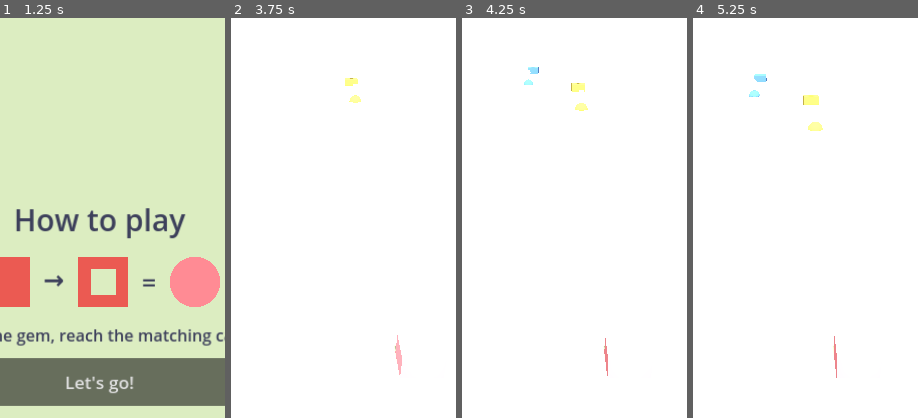
Above: before the commit, frames 1-4 (left to right).
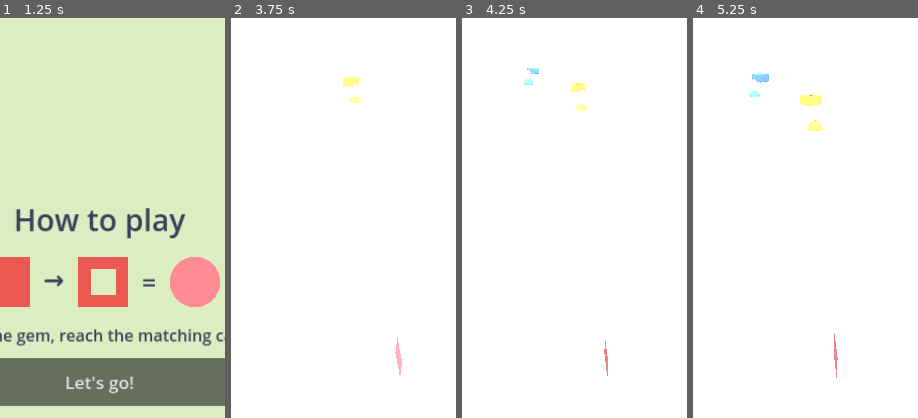
Above: after the commit, the same moments.

Repository: Wrexist/Runner
Game: Godot game, scene res://scenes/Main.tscn
Two runs of this game, one before a commit and one after it. Both use one fixed random seed, a clock stepped at 60 frames per second and the inputs below.
Inputs (mouse positions are % of the whole screen's width and height, from its top left):
- Up to frame 1 (1.25 s): click "Play" at 0.5 s
- Up to frame 2 (3.75 s): click "Let's go!" at 1.25 s; click "II" at 2 s; click "Resume" at 2.75 s; tap Enter at 3.5 s; move the mouse to (72, 45) at 3.52 s; hold Right from 3.53 s (still down); click (72, 45) at 3.67 s
- Up to frame 3 (4.25 s): keep holding Right
- Up to frame 4 (5.25 s): release Right at 4.25 s; drag from (30, 55) to (45, 70) at 4.27 s; tap Space at 5 s; move the mouse to (60, 28) at 5.02 s; hold Right from 5.03 s (still down)
The pictures show only the part of the screen within x 28-78%, y 14-64%; the shares and areas given below are measured in that part.

Frame 1 is identical in both runs. In frame 2, 0.1% of the frame differs, in the area x 49-76%, y 14-90%; in frame 3, less than 0.1%; in frame 4, 0.2%, in the area x 24-65%, y 13-86%.

Commit message:
feat: alive-feeling juice — spin/bob/pop, player + trail bob (motion-safe)
Make the world feel lively without art:
- Collectibles: gems spin (faster) + bob and pop in on spawn; cages bob gently.
  Motion applied to the body only so collision/scoring are untouched.
- Player: a soft idle bob on the body (doesn't disturb the trail breadcrumb,
  which reads the root position).
- Trail: rescued critters bob out-of-phase so the conga line undulates.

Everything respects the Reduce-Motion toggle (skipped entirely when on), stays
gentle (no shake/spikes), and adds no dark patterns. TESTS: ALL PASS; clean
import + boot.

Diff:
--- a/core/Collectible.gd
+++ b/core/Collectible.gd
@@ -16,11 +16,21 @@
 var color_name: String = "red"
 var lane: int = 0
 
+var _visual: Node3D = null      # the body we spin/bob (model or placeholder mesh)
+var _t: float = 0.0
+var _bob_phase: float = 0.0
+var _reduce: bool = false
+
 ## Called by the Spawner right after instancing.
 func setup(c: String, l: int) -> void:
 	color_name = c
 	lane = l
+	_reduce = bool(SaveManager.settings.get("reduce_motion", false))
+	_bob_phase = randf() * TAU
 	_apply_color()
+	# Gentle "pop" as it appears so the track feels lively (motion-safe).
+	if not _reduce:
+		Effects.pop(self, 1.5)
 
 func _apply_color() -> void:
 	var col := _color_from_name(color_name)
@@ -33,6 +43,7 @@
 	if model:
 		add_child(model)
 		ThemeModels.tint(model, col)
+		_visual = model
 		var placeholder := get_node_or_null("MeshInstance3D") as MeshInstance3D
 		if placeholder:
 			placeholder.visible = false
@@ -40,6 +51,7 @@
 		var mesh := get_node_or_null("MeshInstance3D") as MeshInstance3D
 		if mesh:
 			mesh.material_override = _solid(col)
+			_visual = mesh
 	_add_symbol_badge()
 
 func _solid(c: Color) -> StandardMaterial3D:
@@ -71,6 +83,12 @@
 	if not GameCore.is_running():
 		return
 	position.z += GameCore.current_speed * delta
+	# Inviting idle motion on the body only (collision stays put). Gems spin
+	# faster than cages; both bob softly. Skipped entirely under Reduce Motion.
+	if not _reduce and _visual:
+		_t += delta
+		_visual.rotation.y += delta * (2.2 if kind == "gem" else 0.7)
+		_visual.position.y = sin(_t * 3.0 + _bob_phase) * 0.08
 	if position.z > 4.0:        # passed the player; recycle
 		queue_free()
 
--- a/core/Player.gd
+++ b/core/Player.gd
@@ -24,6 +24,7 @@
 # Breadcrumb of recent positions so the rescue Trail can snake behind us.
 var _history: Array[Vector3] = []
 const HISTORY_MAX := 240
+var _bob_t: float = 0.0
 
 func _ready() -> void:
 	lanes_count = int(ThemeManager.get_val("lanes", 3))
@@ -117,6 +118,13 @@
 	if not GameCore.is_running():
 		return
 	position.x = move_toward(position.x, _target_x, move_speed * delta)
+	# A soft idle bob makes the runner feel alive (body only — doesn't disturb the
+	# trail breadcrumb, which reads the root position). Motion-safe.
+	if not bool(SaveManager.settings.get("reduce_motion", false)):
+		_bob_t += delta
+		var b := _body()
+		if b:
+			b.position.y = sin(_bob_t * 2.5) * 0.06
 	_history.push_front(global_position)
 	if _history.size() > HISTORY_MAX:
 		_history.resize(HISTORY_MAX)
--- a/core/Trail.gd
+++ b/core/Trail.gd
@@ -10,6 +10,7 @@
 
 var _player: Node3D
 var _followers: Array[Node3D] = []
+var _t: float = 0.0
 
 func _ready() -> void:
 	GameCore.run_started.connect(_reset)
@@ -49,8 +50,15 @@
 	if _player == null or not _player.has_method("history_point"):
 		return
 	var t := clampf(delta * FOLLOW_SMOOTH, 0.0, 1.0)
+	var reduce := bool(SaveManager.settings.get("reduce_motion", false))
+	if not reduce:
+		_t += delta
 	for i in _followers.size():
 		var delayed: Vector3 = _player.history_point((i + 1) * HISTORY_STEPS)
+		# Out-of-phase bob makes the line undulate happily behind the player.
+		var y := _player.global_position.y
+		if not reduce:
+			y += sin(_t * 4.0 + i * 0.9) * 0.06
 		# Lane (x) trails the player's past; z fans out behind toward the camera.
-		var target := Vector3(delayed.x, _player.global_position.y, (i + 1) * Z_SPACING)
+		var target := Vector3(delayed.x, y, (i + 1) * Z_SPACING)
 		_followers[i].global_position = _followers[i].global_position.lerp(target, t)
Not shown, changed: CHANGELOG.md
